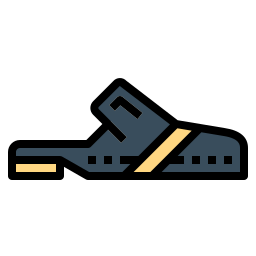
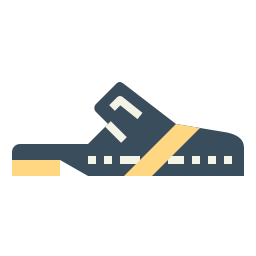
Before/after of a 256×256 layered artwork. What changed in the layer stack:
painted on "L1" over [8, 78, 248, 180]
